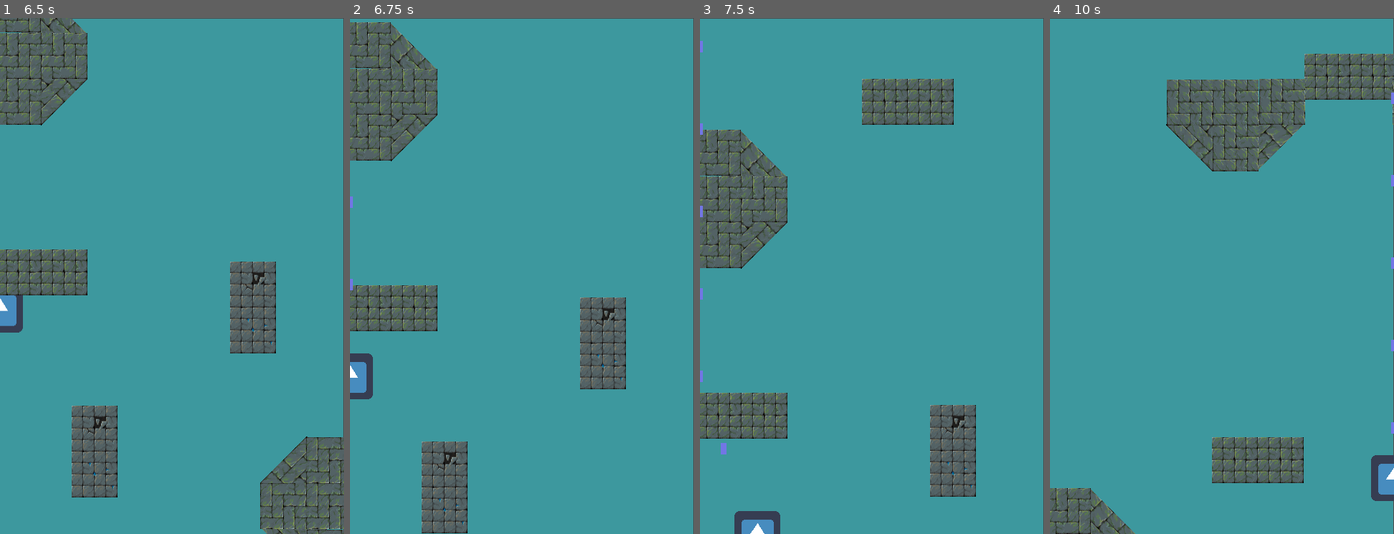
Above: before the commit, frames 1-4 (left to right).
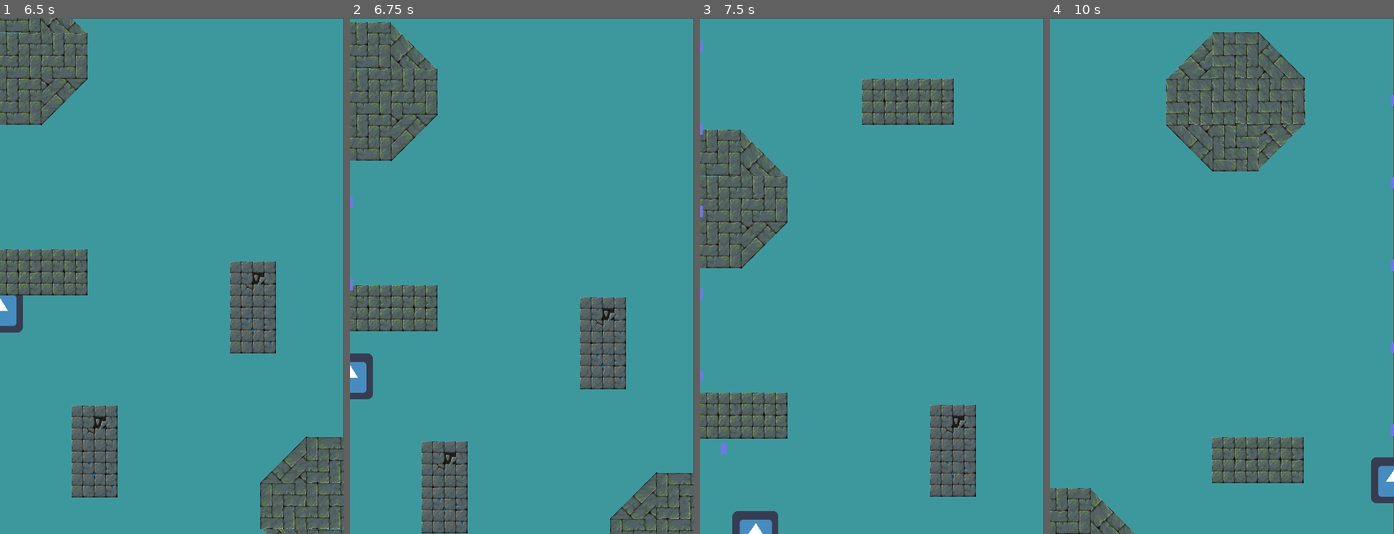
Above: after the commit, the same moments.

Repository: Harrison-Winters/Jet-Pack-Escape
Game: Godot game, scene res://Stage1.tscn
Same seed, same stepped clock (60 frames per second), same inputs: the game is played once before the commit and once after it. The engine's default icon, where the game draws it, is replaced by a stand-in: a white triangle on a blue panel in a dark square.
Inputs:
- Up to frame 1 (6.5 s): click "START" at 0.5 s; hold Right (ui_right) 1.28-2.03 s; hold Z (shoot) 1.28-2.03 s; hold Down (ui_down) 2.03-2.78 s; tap Z (shoot) at 2.1, 4.35, 5.85 s; hold Right (ui_right) 2.78-3.5 s; hold Z (shoot) 2.78-3.5 s; click "START" at 3.5 s; hold Up (ui_up) 4.28-5.03 s; hold Z (shoot) 5.03-5.78 s; hold Left (ui_left) from 5.03 s (still down)
- Up to frame 2 (6.75 s): release Left (ui_left) at 6.53 s; hold Down (ui_down) from 6.53 s (still down); hold Z (shoot) from 6.53 s (still down)
- Up to frame 3 (7.5 s): release Down (ui_down) at 7.28 s; release Z (shoot) at 7.28 s; hold Right (ui_right) from 7.28 s (still down); tap Z (shoot) at 7.35 s
- Up to frame 4 (10 s): release Right (ui_right) at 8.03 s; hold Up (ui_up) 8.03-8.78 s; hold Z (shoot) 8.03-8.78 s; hold Right (ui_right) 8.78-9.53 s; tap Z (shoot) at 8.85 s; hold Down (ui_down) from 9.53 s (still down); hold Z (shoot) from 9.53 s (still down)

Frame 1 is identical in both runs. In frame 2, 2.3% of the frame differs, in the area x 75-100%, y 88-100%; in frame 3, 0.1%; in frame 4, 6.3%, in the area x 33-100%, y 2-95%.

Commit message:
Set player height limit

Diff:
--- a/Jetpack Escape/Obstacles.gd
+++ b/Jetpack Escape/Obstacles.gd
@@ -10,8 +10,8 @@
 #	var velocity = Vector2.DOWN * 200
 	position += velocity * delta
 
-	if position.y > 800:
-		position.y = -800
+#	if position.y > 800:
+#		position.y = -800
 
 func update_velocity():
 	velocity = Vector2.DOWN * 200
--- a/Jetpack Escape/Part1.tscn
+++ b/Jetpack Escape/Part1.tscn
@@ -51,9 +51,9 @@
 position = Vector2( 584, -1124 )
 rotation = 1.5708
 
-[node name="Wall6" parent="Wall5" groups=["ObstaclesPart1"] instance=ExtResource( 3 )]
-position = Vector2( 64, 66 )
-rotation = 3.14159
+[node name="Wall6" parent="." groups=["ObstaclesPart1"] instance=ExtResource( 3 )]
+position = Vector2( 518, -1060 )
+rotation = -1.5708
 
 [node name="Obstacles4" parent="." instance=ExtResource( 1 )]
 position = Vector2( 282, -1394 )
--- a/Jetpack Escape/PlayerCollisionObject.gd
+++ b/Jetpack Escape/PlayerCollisionObject.gd
@@ -61,7 +61,7 @@
 		can_shoot = false
 		$PlayerShotTimer.start()
 	position.x = clamp(position.x, 0, screen_size.x)
-#	position.y = clamp(position.y, 0, screen_size.y)
+	position.y = clamp(position.y, 0, screen_size.y + 100)
 
 
 
